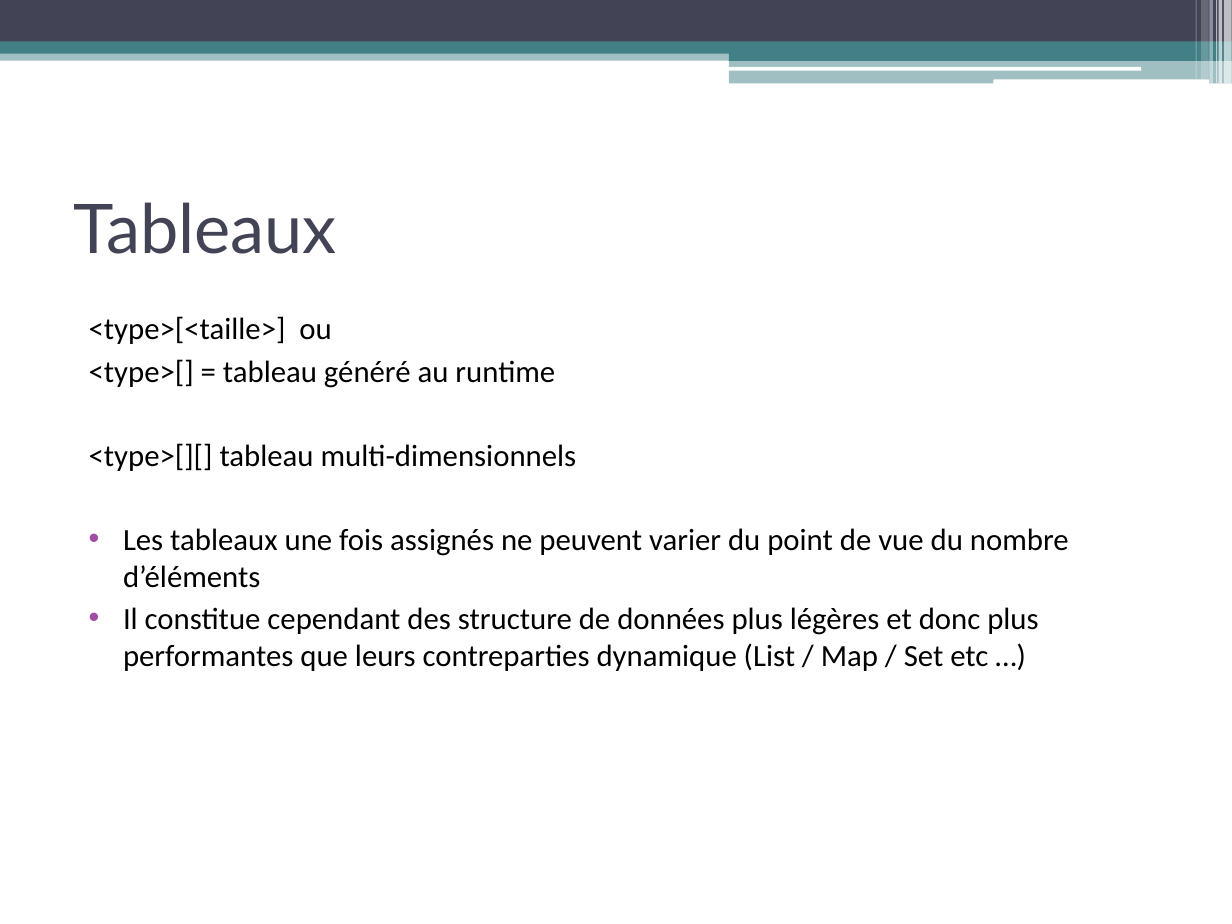
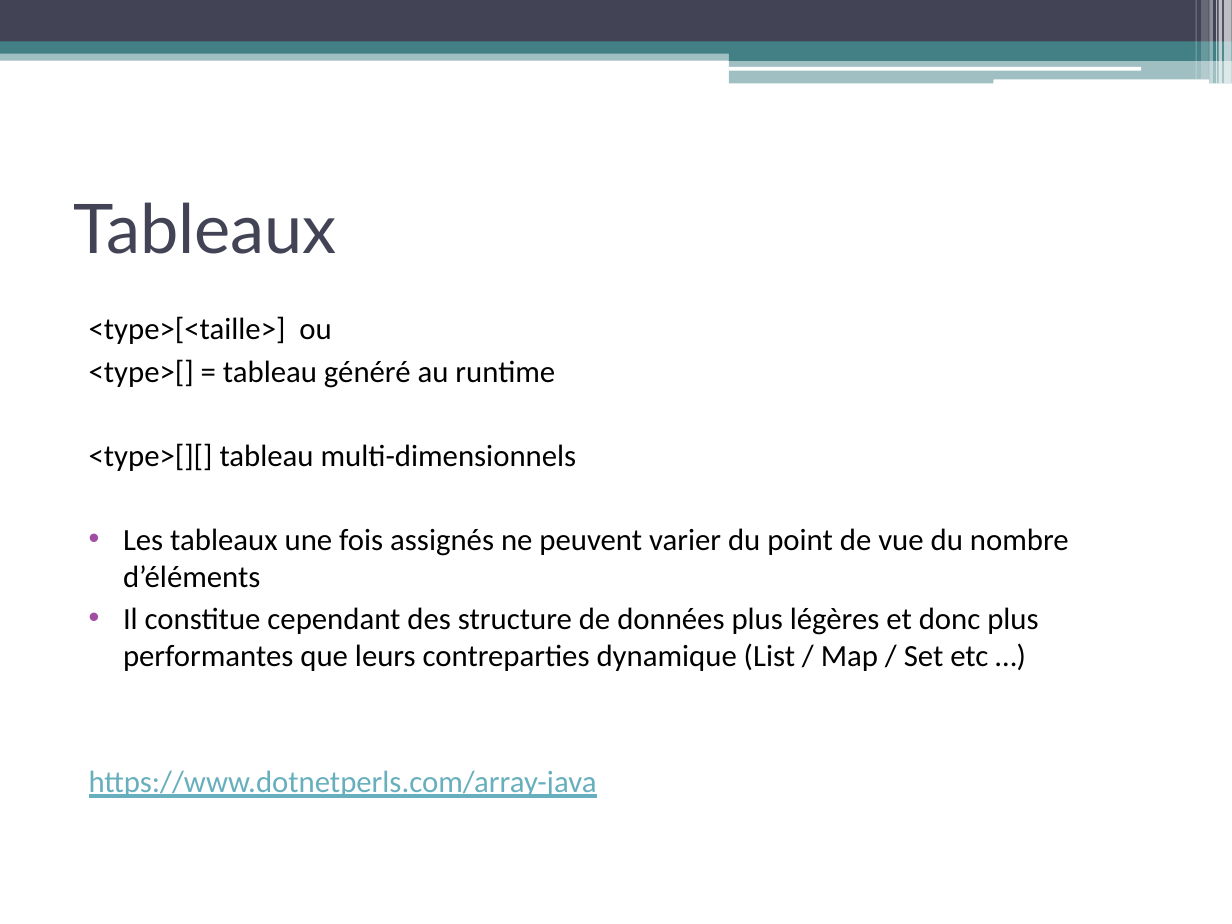
Before and after one commit to mriam123456/Cours-Licence-Pro-Android-iOS, a slide deck: slide 5 of Java101.pptx. Drawn at 1232x924 pixels with LibreOffice and Linux fonts; fonts in the diff are those of the drawing. Boxes give left, top, right and bottom in pixels: in the first picture for what was removed or moved away, otherwise in the second. Text is boxed around its words. In the diff, an @@ line names an element or a change of style, - is before the commit and + after.

```diff
--- a/Java101.pptx
+++ b/Java101.pptx
@@ text at [89,770,597,798]: paragraph added @@
+https://www.dotnetperls.com/array-java
```
Also in this commit, not shown: 3 other slides changed.
